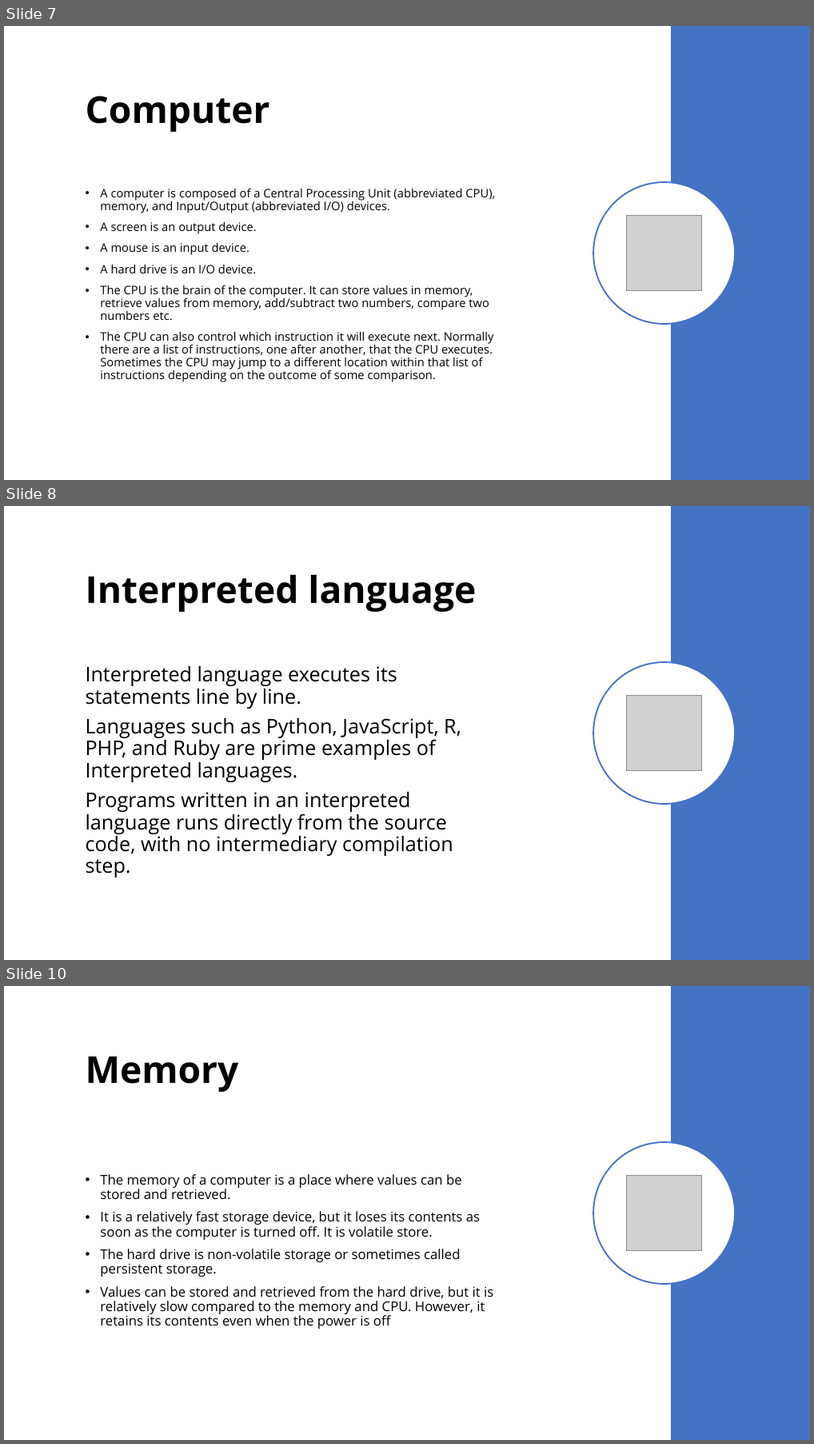
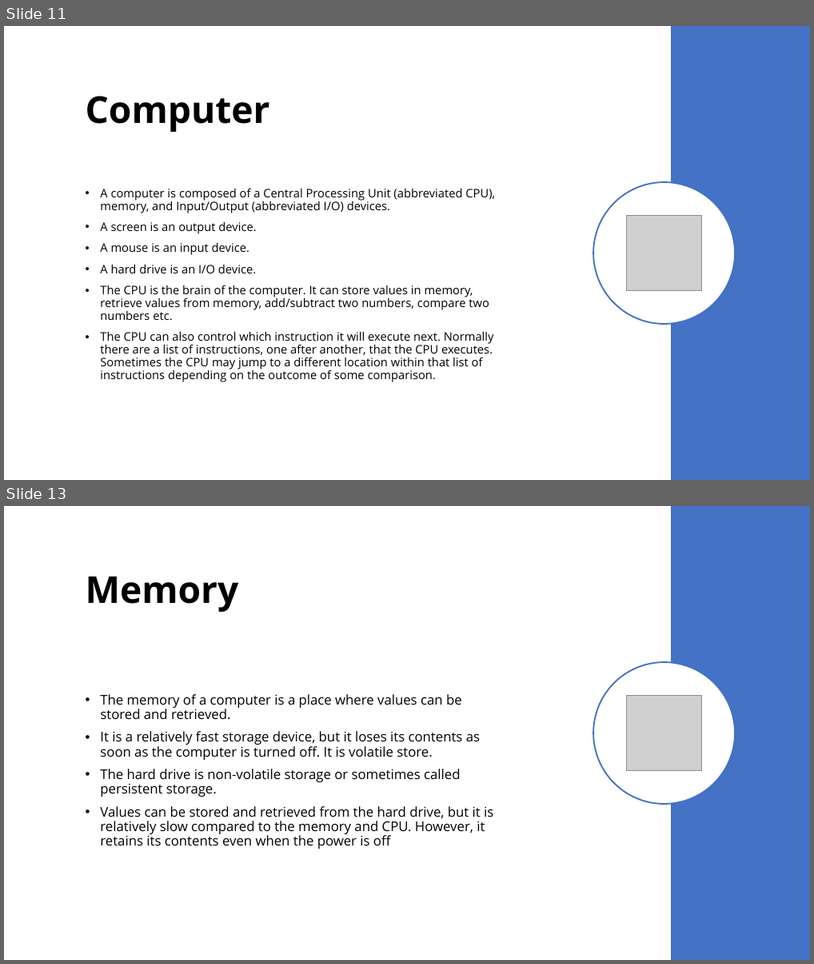
Before and after one commit to saritmaitra/Python-Fundamentals, a slide deck: ppt/Python.pptx. Shown one above the other, each under a label of ours: slides 7, 8 and 10 before the commit, slides 11 and 13 after it; the slides between them are not shown. The pictures are 814x1444 and 814x964 pixels, drawn with LibreOffice and Linux fonts; fonts in the diff are those of the drawing; grey boxes stand for pictures. Boxes give left, top, right and bottom in pixels: in the first picture for what was removed or moved away, otherwise in the second. Text is boxed around its words. In the diff, an @@ line names an element or a change of style, - is before the commit and + after.

```diff
--- a/ppt/Python.pptx
+++ b/ppt/Python.pptx
@@ slide 8 removed at <box>4,506,810,960</box>, background #FFFFFF @@
@@ rectangle removed at <box>671,506,810,960</box> @@
@@ title removed at <box>86,575,476,612</box> @@
-Interpreted language
@@ text removed at <box>86,666,462,877</box> @@
-Interpreted language executes its statements line by line.
-Languages such as Python, JavaScript, R, PHP, and Ruby are prime examples of Interpreted languages.
-Programs written in an interpreted language runs directly from the source code, with no intermediary compilation step.
@@ ellipse removed at <box>594,662,735,804</box> @@
@@ picture removed at <box>627,696,702,771</box> @@
@@ what was slide 7 is now slide 11 @@
@@ what was slide 10 is now slide 13 @@
```
Also in this commit, not shown: 4 slides changed, 4 slides added.
